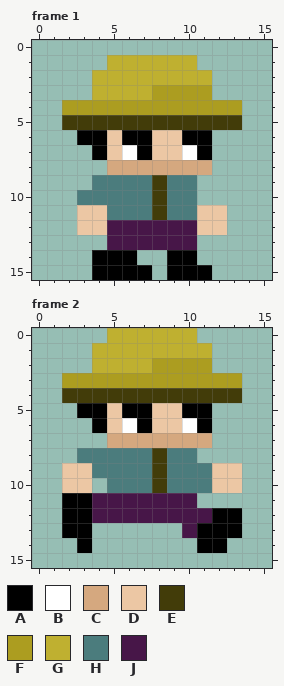
A pixel-art file gets an edit: res/player.ase. Above is the file before it was changed.
16x16 pixels, 4 frames. Shown: frame 1, frame 2. The commit also changed other frames, which this record leaves out.
Palette (. is transparent): A #000000  B #ffffff  C #d5a87f  D #ecc7a4  E #423c09  F #ac9d20  G #bfb030  H #4b7c7d  J #471648
Pixels before, frame 1, first column x 2:
 1 ...GGGGGG...
 2 ..GGGGGGGG..
 3 ..GGGGFFFF..
 4 FFFFFFFFFFFF
 5 EEEEEEEEEEEE
 6 .AADAADDAA..
 7 ..ADBADDBA..
 8 ...CCCCCCC..
 9 ..HHHHEHH...
10 .HHHHHEHH...
11 .DDHHHEHHDD.
12 .DDJJJJJJDD.
13 ...JJJJJJ...
14 ..AAA..AA...
15 ..AAAA.AAA..
Pixels before, frame 2, first column x 2:
 0 ...GGGGGG...
 1 ..GGGGGGGG..
 2 ..GGGGFFFF..
 3 FFFFFFFFFFFF
 4 EEEEEEEEEEEE
 5 .AADAADDAA..
 6 ..ADBADDBA..
 7 ...CCCCCCC..
 8 .HHHHHEHH...
 9 DDHHHHEHHHDD
10 DD.HHHEHHHDD
11 AAJJJJJJJ...
12 AAJJJJJJJJAA
13 AA......JAAA
14 .A.......AA.
The same view after the edit:
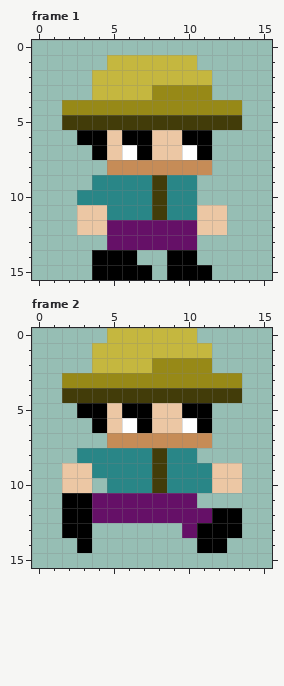
From old to new:
{"colour":"C","old":"#d5a87f","new":"#c68c57"}
{"colour":"F","old":"#ac9d20","new":"#978917"}
{"colour":"G","old":"#bfb030","new":"#c5b73f"}
{"colour":"H","old":"#4b7c7d","new":"#298687"}
{"colour":"J","old":"#471648","new":"#651067"}
{"label":"changed","picture_box":[62,55,242,250]}
{"label":"changed","picture_box":[62,328,242,538]}
